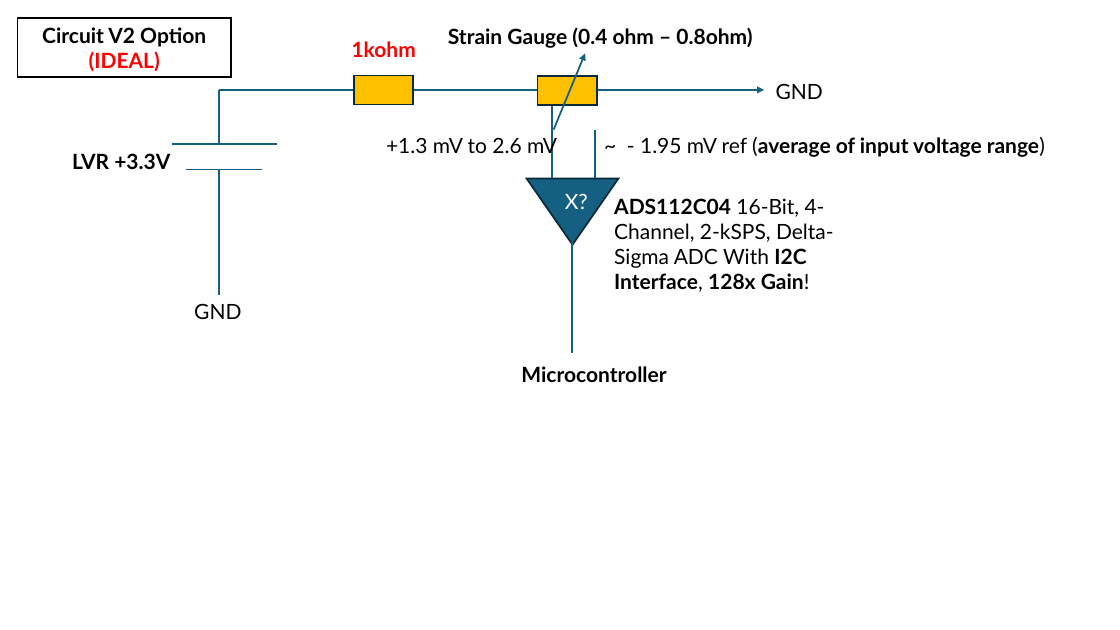
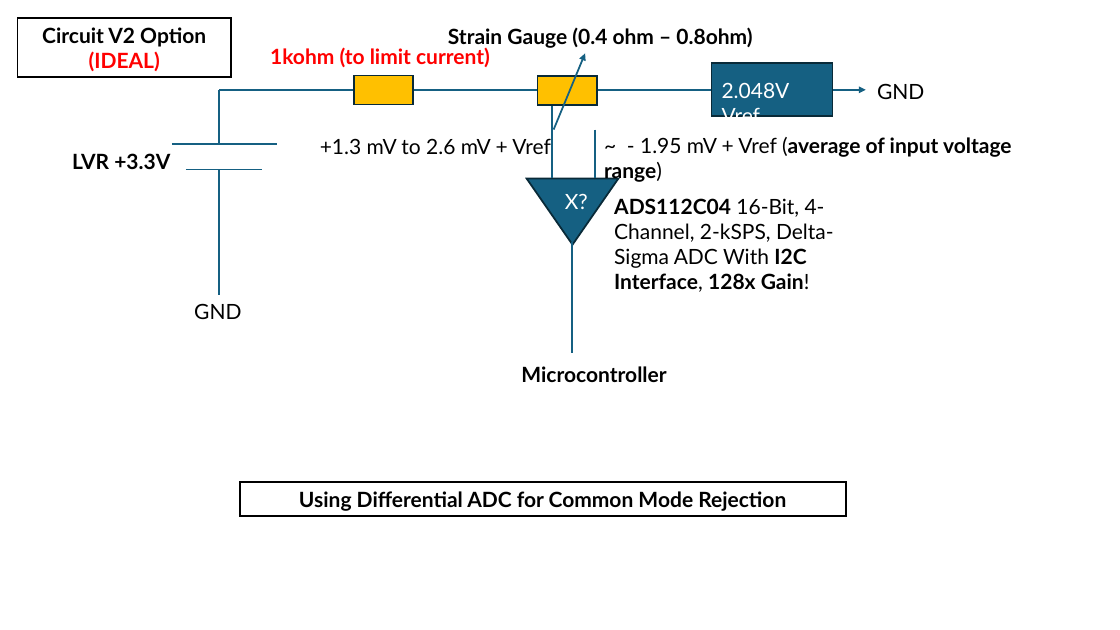
Before and after one commit to neuralengatberkeley/Strain-Sensor-, a slide deck: slide 12 of kinematic presentations/3_27_25.pptx (slide 10 before the commit). Drawn at 1120x630 pixels with LibreOffice and Linux fonts; fonts in the diff are those of the drawing. Boxes give left, top, right and bottom in pixels: in the first picture for what was removed or moved away, otherwise in the second. Text is boxed around its words. In the diff, an @@ line names an element or a change of style, - is before the commit and + after.

```diff
--- a/kinematic presentations/3_27_25.pptx
+++ b/kinematic presentations/3_27_25.pptx
@@ text at <box>270,47,490,67</box>: text changed @@
-1kohm
+1kohm (to limit current)
@@ rectangle added at <box>712,63,833,117</box>, fill #156082, outline #092A39 1.5 pt @@
@@ text added at <box>722,82,790,117</box>, 18 pt, text #FFFFFF @@
+2.048V Vref
@@ text "GND": place and size @@
-text "GND" at <box>776,83,823,99</box>
+text "GND" at <box>877,83,924,99</box>
@@ arrow moved from (725, 90) - (765, 90) to (827, 90) - (866, 90) @@
@@ text at <box>320,138,551,154</box>: text changed @@
-+1.3 mV to 2.6 mV
++1.3 mV to 2.6 mV + Vref
@@ text at <box>604,137,1012,183</box>: text changed @@
-~ - 1.95 mV ref (average of input voltage range)
+~ - 1.95 mV + Vref (average of input voltage range)
@@ rectangle added at <box>239,482,845,516</box>, fill #FFFFFF, outline #000000 1.5 pt, 18 pt, text #000000, bold @@
+Using Differential ADC for Common Mode Rejection
```
Also in this commit, not shown: 2 other slides changed, 1 slide added.
